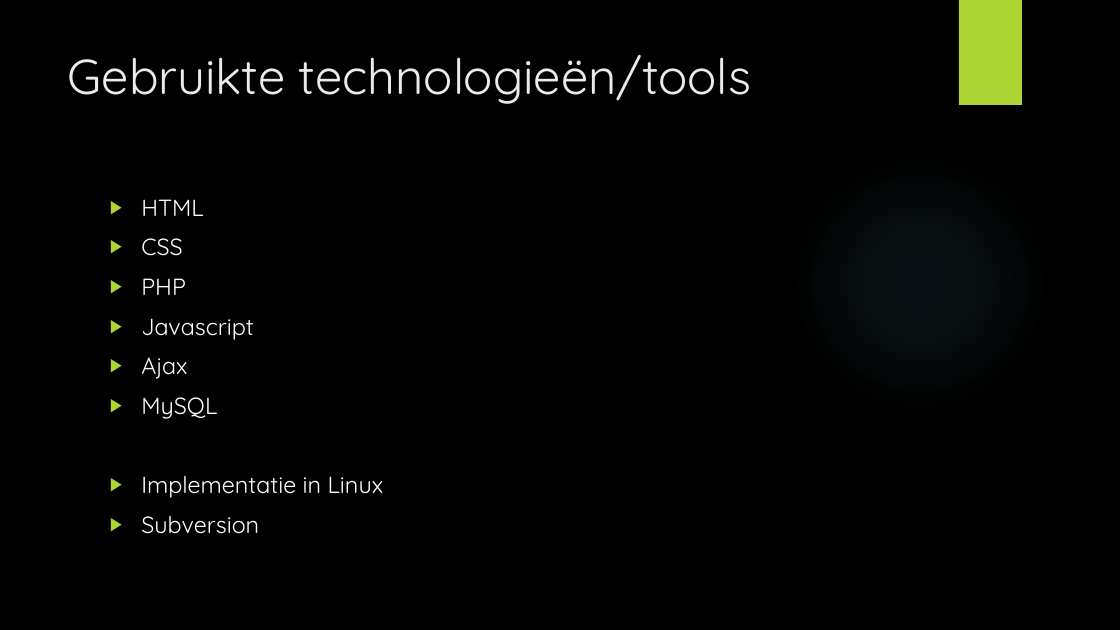
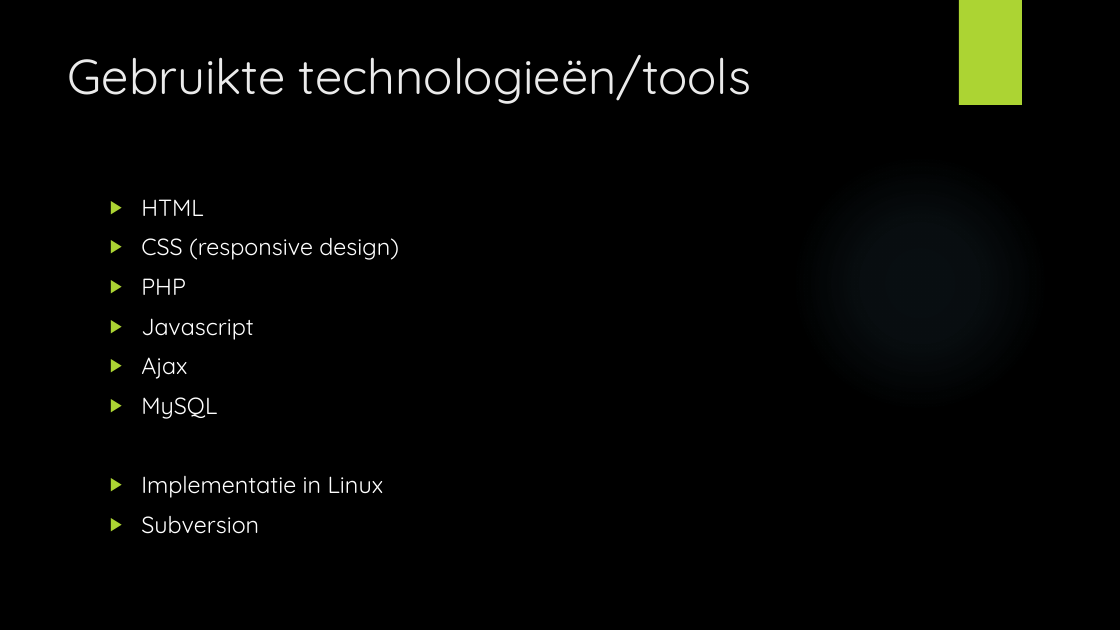
Before and after one commit to johanheylen/threesixtieweb, a slide deck: slide 3 of wiki/docs/Stage DNS Belgium.pptx. Drawn at 1120x630 pixels with LibreOffice and Linux fonts; fonts in the diff are those of the drawing; background and template pictures are left out. Boxes give left, top, right and bottom in pixels: in the first picture for what was removed or moved away, otherwise in the second. Text is boxed around its words. In the diff, an @@ line names an element or a change of style, - is before the commit and + after.

```diff
--- a/wiki/docs/Stage DNS Belgium.pptx
+++ b/wiki/docs/Stage DNS Belgium.pptx
@@ text at (141,238,399,260): text changed @@
-▶ CSS
+▶ CSS (responsive design)
```
